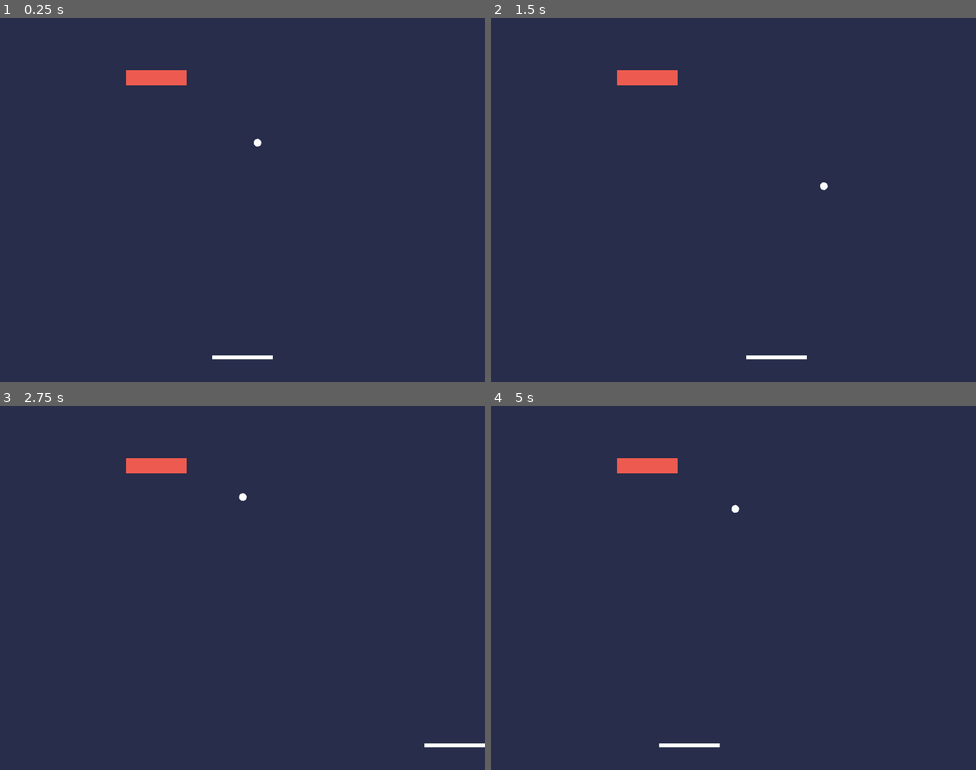
Above: before the commit, frames 1-4 (two rows, left to right).
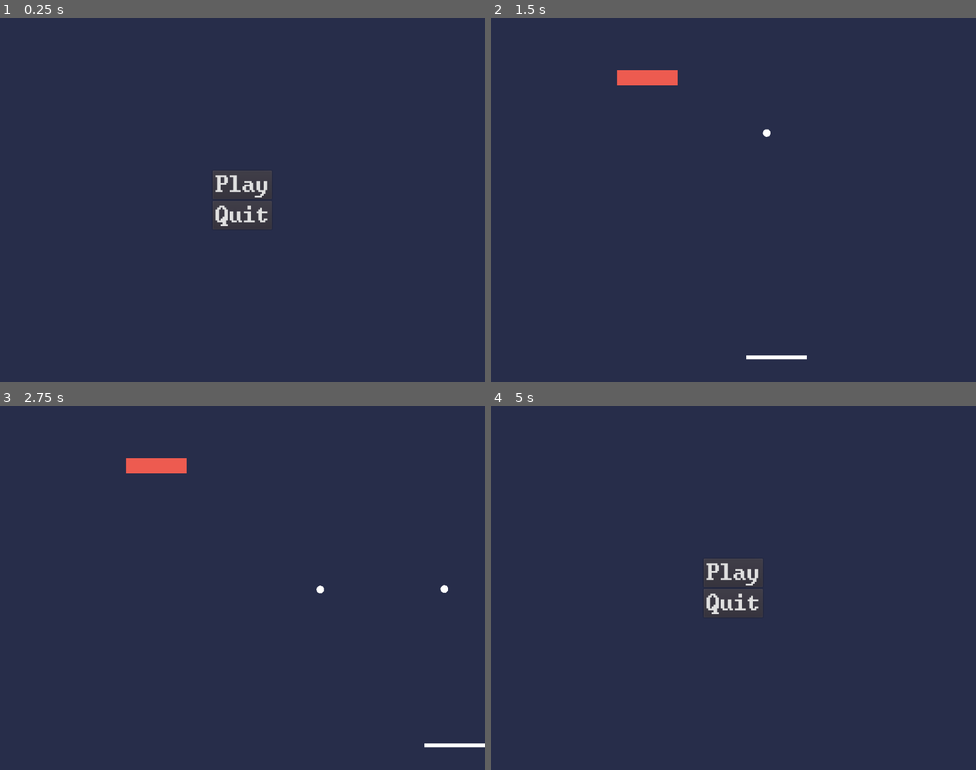
Above: after the commit, the same moments.

Repository: nbetts/MyBreakout
Game: Godot game, scene res://Game.tscn
The game is run twice, just before and just after one commit, with the same random seed, the same clock (stepped at 60 frames per second) and the same inputs.
Inputs (mouse positions are in pixels of both pictures, inside the frame that each line leads up to):
- Up to frame 1 (0.25 s): no input
- Up to frame 2 (1.5 s): click (733, 185) at 0.5 s, where only the run after the commit has a clickable "Play"; hold Right (ui_right) from 1.28 s (still down)
- Up to frame 3 (2.75 s): release Right (ui_right) at 2.03 s; hold Down (ui_down) from 2.03 s (still down)
- Up to frame 4 (5 s): release Down (ui_down) at 2.78 s; hold Right (ui_right) 2.78-4.28 s; hold Left (ui_left) from 4.28 s (still down); tap Escape (ui_cancel) at 4.9 s

The runs differ from the first frame. In frame 1, 1.3% of the frame differs, in the area x 26-57%, y 14-94%; in frame 2, less than 0.1%; in frame 3, less than 0.1%; in frame 4, 1.3%, in the area x 26-56%, y 14-94%.

Commit message:
add basic UI

Diff:
--- /dev/null
+++ b/Game.gd
@@ -0,0 +1,28 @@
+extends Node
+
+onready var field = $Field
+onready var ui = $UI
+
+func _ready():
+	get_tree().paused = true
+
+
+func _input(event):
+	# just for testing
+	if event.is_action_pressed("ui_cancel") and ui.visible == false:
+		print('open menu')
+		get_tree().paused = true
+		ui.set_deferred("visible", true)
+		field.set_deferred("visible", false)
+
+
+
+func _on_UI_pressed_play():
+	ui.set_deferred("visible", false)
+	field.set_deferred("visible", true)
+	field.begin_game()
+	get_tree().paused = false
+
+
+func _on_UI_pressed_quit():
+	get_tree().quit()
--- a/Game.tscn
+++ b/Game.tscn
@@ -1,7 +1,16 @@
-[gd_scene load_steps=2 format=2]
+[gd_scene load_steps=4 format=2]
 
 [ext_resource path="res://entities/field/Field.tscn" type="PackedScene" id=1]
+[ext_resource path="res://Game.gd" type="Script" id=2]
+[ext_resource path="res://ui/UI.tscn" type="PackedScene" id=3]
 
 [node name="Game" type="Node"]
+script = ExtResource( 2 )
 
 [node name="Field" parent="." instance=ExtResource( 1 )]
+visible = false
+
+[node name="UI" parent="." instance=ExtResource( 3 )]
+pause_mode = 2
+[connection signal="pressed_play" from="UI" to="." method="_on_UI_pressed_play"]
+[connection signal="pressed_quit" from="UI" to="." method="_on_UI_pressed_quit"]
--- a/entities/ball/Ball.gd
+++ b/entities/ball/Ball.gd
@@ -9,7 +9,8 @@
 
 onready var bounceSound = $BounceSound
 
-func set_start_direction():
+func put_in_play(position: Vector2):
+	self.position = position
 	direction = Vector2(rand_range(-0.5, 0.5), -1).normalized() * speed
 
 
@@ -29,9 +30,3 @@
 			direction = Vector2(x, direction.y).normalized() * speed
 		elif collision.collider.is_in_group("brick"):
 			collision.collider.take_hit(damage)
-
-
-func reset():
-	var viewport = get_viewport_rect().size
-	position = Vector2(viewport.x / 2, viewport.y / 2);
-	set_start_direction()
--- a/entities/ball/Ball.tscn
+++ b/entities/ball/Ball.tscn
@@ -10,6 +10,8 @@
 [node name="Ball" type="KinematicBody2D" groups=[
 "ball",
 ]]
+collision_layer = 4
+collision_mask = 11
 script = ExtResource( 2 )
 
 [node name="CollisionShape2D" type="CollisionShape2D" parent="."]
--- a/entities/brick/Brick.gd
+++ b/entities/brick/Brick.gd
@@ -1,3 +1,4 @@
+class_name Brick
 extends StaticBody2D
 
 signal tookHit
--- a/entities/brick/Brick.tscn
+++ b/entities/brick/Brick.tscn
@@ -8,6 +8,8 @@
 [node name="Brick" type="StaticBody2D" groups=[
 "brick",
 ]]
+collision_layer = 8
+collision_mask = 4
 script = ExtResource( 1 )
 
 [node name="CollisionShape2D" type="CollisionShape2D" parent="."]
--- a/entities/field/Field.gd
+++ b/entities/field/Field.gd
@@ -1,22 +1,38 @@
+class_name Field
 extends Node2D
 
 signal ball_fell_through_floor
 
 const ball_scene = preload("res://entities/ball/Ball.tscn")
+var ballsInPlay = 0
 
-var ball: Ball
+onready var paddle = $Paddle
 
 func _ready():
 	randomize()
-	place_ball()
+
+
+func _input(event):
+	if event.is_action_pressed("ui_down"):
+		place_ball()
 
 
 func _on_Floor_body_entered(body):
-	emit_signal("ball_fell_through_floor")
-	ball.reset()
+	if ballsInPlay > 1:
+		ballsInPlay -= 1
+	else:
+		place_ball()
 
 
 func place_ball():
-	ball = ball_scene.instance() as Ball
+	var ball = ball_scene.instance() as Ball
 	add_child(ball)
-	ball.reset()
+	var ballPosition = Vector2(paddle.position.x, paddle.position.y - 12)
+	ball.put_in_play(ballPosition)
+	ballsInPlay += 1
+
+
+func begin_game():
+	paddle.position.x = get_viewport_rect().size.x / 2
+	place_ball()
+	# todo: place bricks
--- a/entities/field/Field.tscn
+++ b/entities/field/Field.tscn
@@ -20,6 +20,7 @@
 script = ExtResource( 2 )
 
 [node name="Floor" type="Area2D" parent="."]
+collision_mask = 6
 
 [node name="CollisionShape2D" type="CollisionShape2D" parent="Floor"]
 position = Vector2( 512, 776 )
--- a/entities/paddle/Paddle.gd
+++ b/entities/paddle/Paddle.gd
@@ -1,3 +1,4 @@
+class_name Paddle
 extends KinematicBody2D
 
 export var acceleration = 70
--- a/entities/paddle/Paddle.tscn
+++ b/entities/paddle/Paddle.tscn
@@ -8,6 +8,7 @@
 [node name="Paddle" type="KinematicBody2D" groups=[
 "paddle",
 ]]
+collision_layer = 2
 script = ExtResource( 1 )
 
 [node name="CollisionShape2D" type="CollisionShape2D" parent="."]
--- /dev/null
+++ b/levels/level_1.gd
@@ -0,0 +1,3 @@
+extends Node
+
+var bricks = []
--- a/project.godot
+++ b/project.godot
@@ -13,9 +13,27 @@
 "class": "Ball",
 "language": "GDScript",
 "path": "res://entities/ball/Ball.gd"
+}, {
+"base": "StaticBody2D",
+"class": "Brick",
+"language": "GDScript",
+"path": "res://entities/brick/Brick.gd"
+}, {
+"base": "Node2D",
+"class": "Field",
+"language": "GDScript",
+"path": "res://entities/field/Field.gd"
+}, {
+"base": "KinematicBody2D",
+"class": "Paddle",
+"language": "GDScript",
+"path": "res://entities/paddle/Paddle.gd"
 } ]
 _global_script_class_icons={
-"Ball": ""
+"Ball": "",
+"Brick": "",
+"Field": "",
+"Paddle": ""
 }
 
 [application]
@@ -46,6 +64,13 @@
  ]
 }
 
+[layer_names]
+
+2d_render/layer_1="Field"
+2d_render/layer_2="Paddle"
+2d_render/layer_3="Ball"
+2d_render/layer_4="Brick"
+
 [rendering]
 
 environment/default_clear_color=Color( 0.156863, 0.180392, 0.294118, 1 )
--- /dev/null
+++ b/ui/UI.gd
@@ -0,0 +1,11 @@
+extends CenterContainer
+
+signal pressed_play
+signal pressed_quit
+
+func _on_PlayButton_pressed():
+	emit_signal("pressed_play")
+
+
+func _on_QuitButton_pressed():
+	emit_signal("pressed_quit")
--- /dev/null
+++ b/ui/UI.tscn
@@ -0,0 +1,41 @@
+[gd_scene load_steps=5 format=2]
+
+[ext_resource path="res://assets/windows_command_prompt.ttf" type="DynamicFontData" id=1]
+[ext_resource path="res://ui/UI.gd" type="Script" id=2]
+
+[sub_resource type="DynamicFont" id=1]
+size = 60
+font_data = ExtResource( 1 )
+
+[sub_resource type="DynamicFont" id=2]
+size = 60
+font_data = ExtResource( 1 )
+
+[node name="UI" type="CenterContainer"]
+anchor_right = 1.0
+anchor_bottom = 1.0
+script = ExtResource( 2 )
+__meta__ = {
+"_edit_use_anchors_": false
+}
+
+[node name="Menu" type="VBoxContainer" parent="."]
+margin_left = 449.0
+margin_top = 322.0
+margin_right = 574.0
+margin_bottom = 446.0
+
+[node name="PlayButton" type="Button" parent="Menu"]
+margin_right = 125.0
+margin_bottom = 60.0
+custom_fonts/font = SubResource( 1 )
+text = "Play"
+
+[node name="QuitButton" type="Button" parent="Menu"]
+margin_top = 64.0
+margin_right = 125.0
+margin_bottom = 124.0
+custom_fonts/font = SubResource( 2 )
+text = "Quit"
+[connection signal="pressed" from="Menu/PlayButton" to="." method="_on_PlayButton_pressed"]
+[connection signal="pressed" from="Menu/QuitButton" to="." method="_on_QuitButton_pressed"]
Binary file added: assets/windows_command_prompt.ttf
